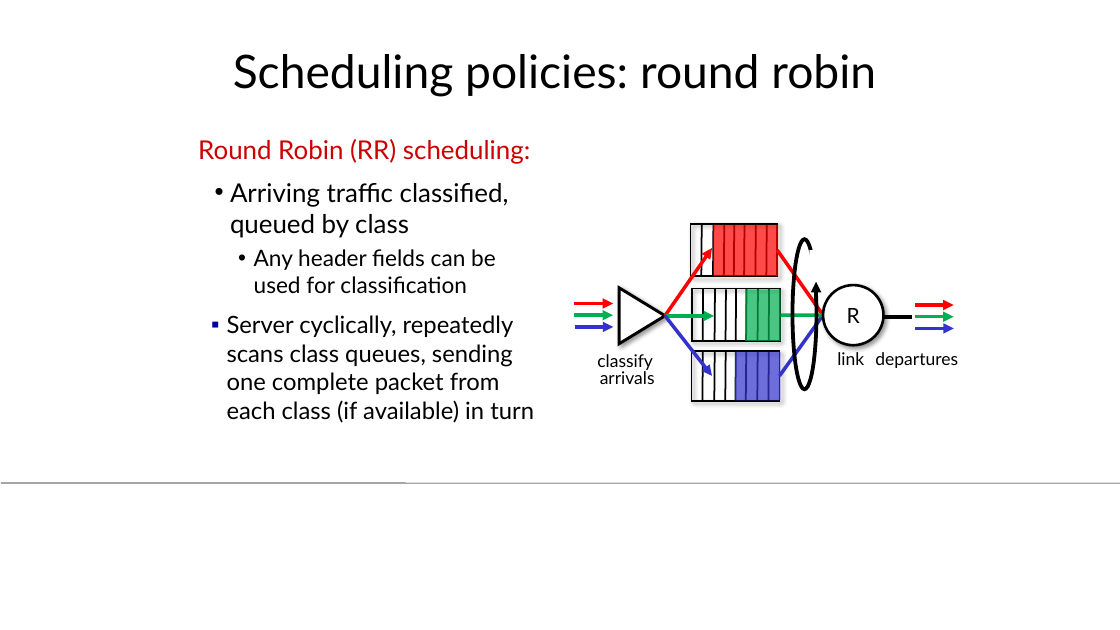
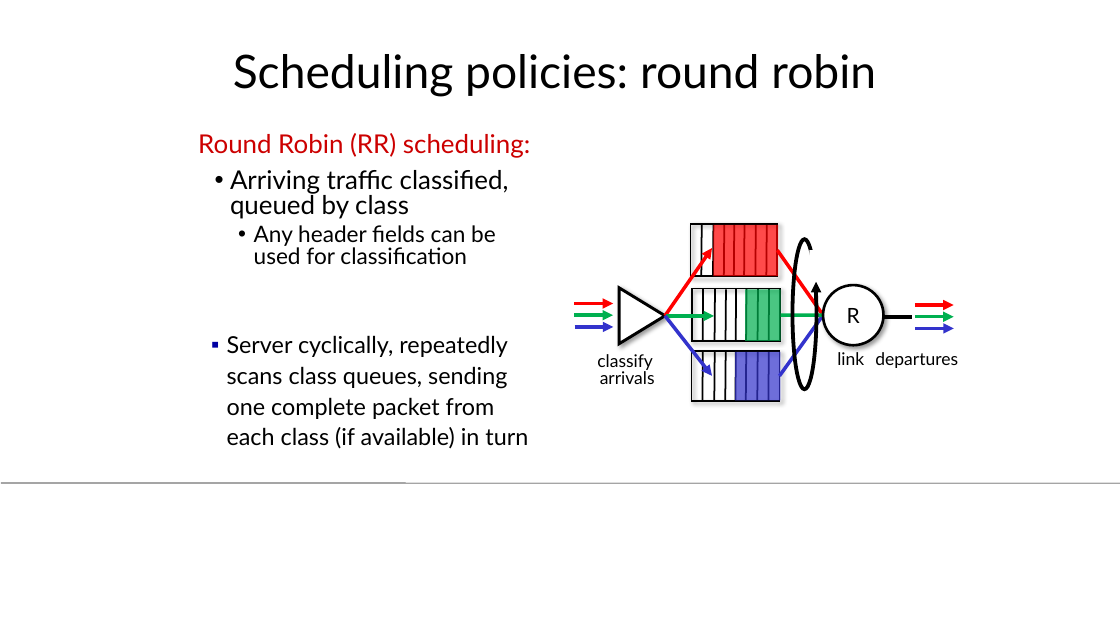
Before and after one commit to anayy09/CS425-Computer-Networks, a slide deck: slide 19 of Lecture Slides/Module23_Router_Architecture.pptx. Drawn at 1120x630 pixels with LibreOffice and Linux fonts; fonts in the diff are those of the drawing. Boxes give left, top, right and bottom in pixels: in the first picture for what was removed or moved away, otherwise in the second. Text is boxed around its words. In the diff, an @@ line names an element or a change of style, - is before the commit and + after.

Commit message:
Lecture Slides

```diff
--- a/Lecture Slides/Module23_Router_Architecture.pptx
+++ b/Lecture Slides/Module23_Router_Architecture.pptx
@@ text "Round Robin (RR) scheduling:" at (x1=198, y1=133, x2=530, y2=265): line spacing 1 to 0.8 @@
@@ text "Server cyclically, repeatedly scans class ..." moved from (x1=227, y1=315, x2=534, y2=423) to (x1=227, y1=335, x2=528, y2=449) @@
@@ text "Server cyclically, repeatedly scans class ..." at (x1=227, y1=335, x2=528, y2=449): size 20.4 to 20 pt; line spacing 1 to 1.1 @@
```
Also in this commit, not shown: 4 other slides changed, 4 other files.
